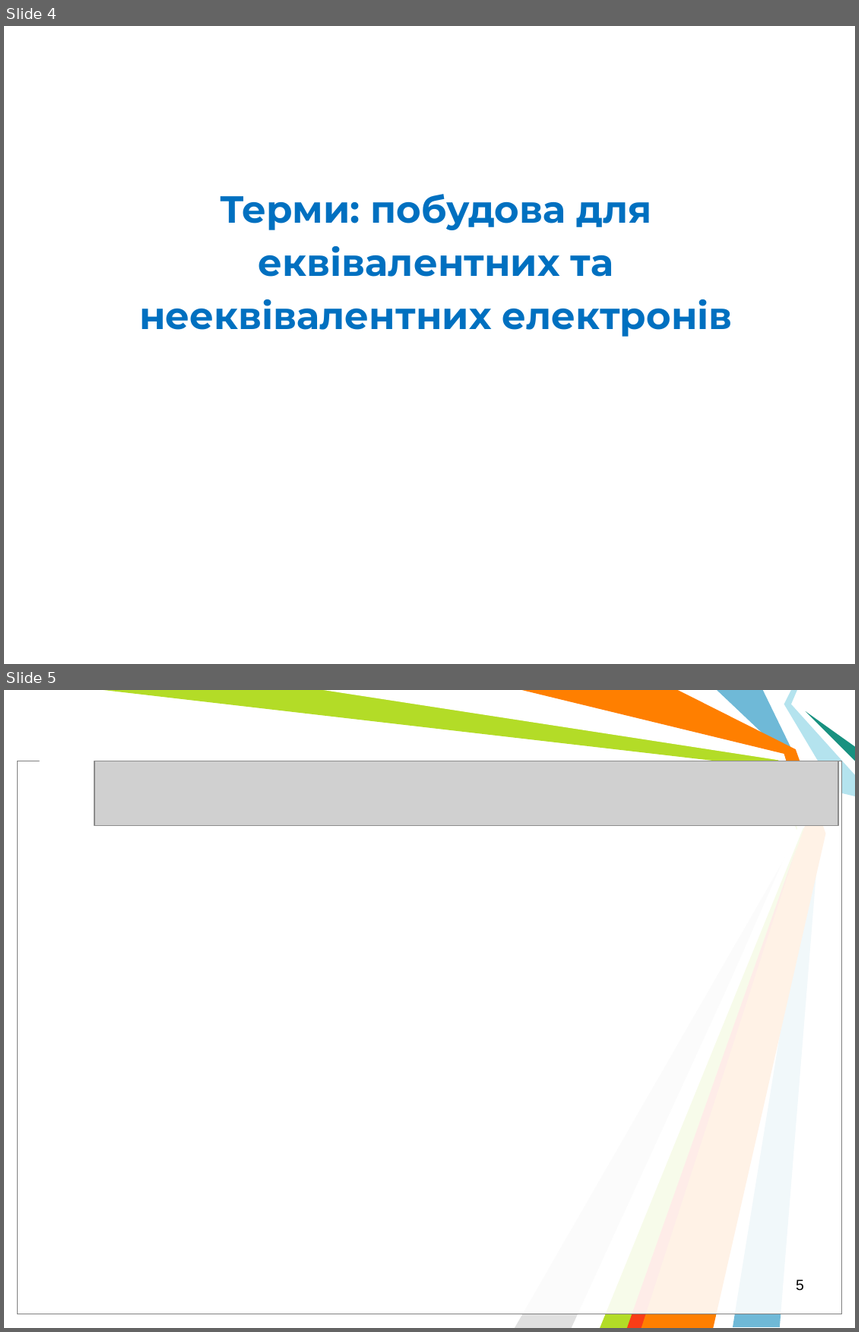
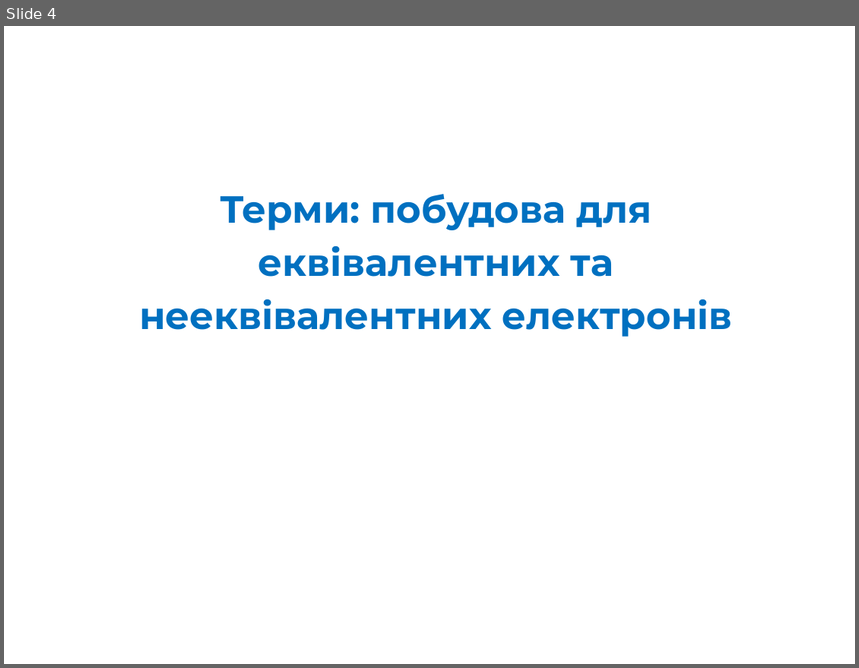
Before and after one commit to l432/NMK, a slide deck: Lecture/Chem/Lessons13/Less00_13s.ppt. Shown one above the other, each under a label of ours: slides 4 and 5 before the commit, slide 4 after it. The pictures are 859x1332 and 859x668 pixels, drawn with LibreOffice and Linux fonts; fonts in the diff are those of the drawing; grey boxes stand for pictures; background and template pictures are left out. Boxes give left, top, right and bottom in pixels: in the first picture for what was removed or moved away, otherwise in the second. Text is boxed around its words. In the diff, an @@ line names an element or a change of style, - is before the commit and + after.

```diff
--- a/Lecture/Chem/Lessons13/Less00_13s.ppt
+++ b/Lecture/Chem/Lessons13/Less00_13s.ppt
@@ slide 5 removed at box(4, 690, 855, 1328), background #FFFFFF @@
@@ freeform shape removed at box(104, 690, 806, 1328) @@
@@ freeform shape removed at box(323, 690, 805, 1328) @@
@@ freeform shape removed at box(522, 690, 826, 1328) @@
@@ freeform shape removed at box(718, 690, 820, 1328) @@
@@ freeform shape removed at box(785, 690, 855, 796) @@
@@ freeform shape removed at box(806, 711, 855, 761) @@
@@ rectangle removed at box(40, 753, 621, 768) @@
@@ rectangle removed at box(18, 761, 842, 1315) @@
@@ rectangle removed at box(18, 761, 842, 1315) @@
@@ picture removed at box(94, 761, 838, 826) @@
@@ freeform shape removed at box(515, 844, 793, 1328) @@
@@ freeform shape removed at box(627, 846, 797, 1328) @@
@@ page number removed at box(796, 1280, 804, 1291) @@
-5
```
Also in this commit, not shown: 13 slides added, 4 other slides removed, 2 other files.
